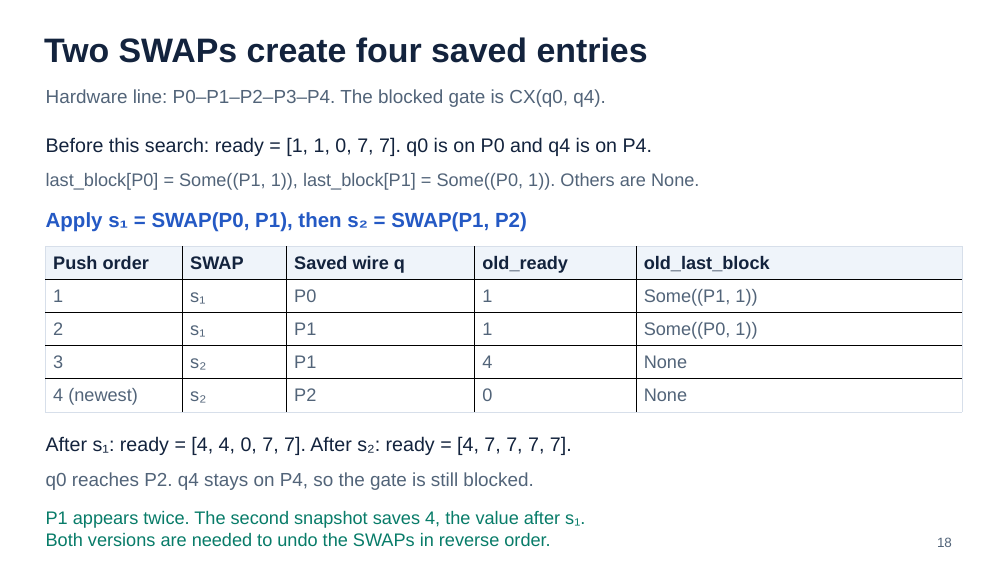
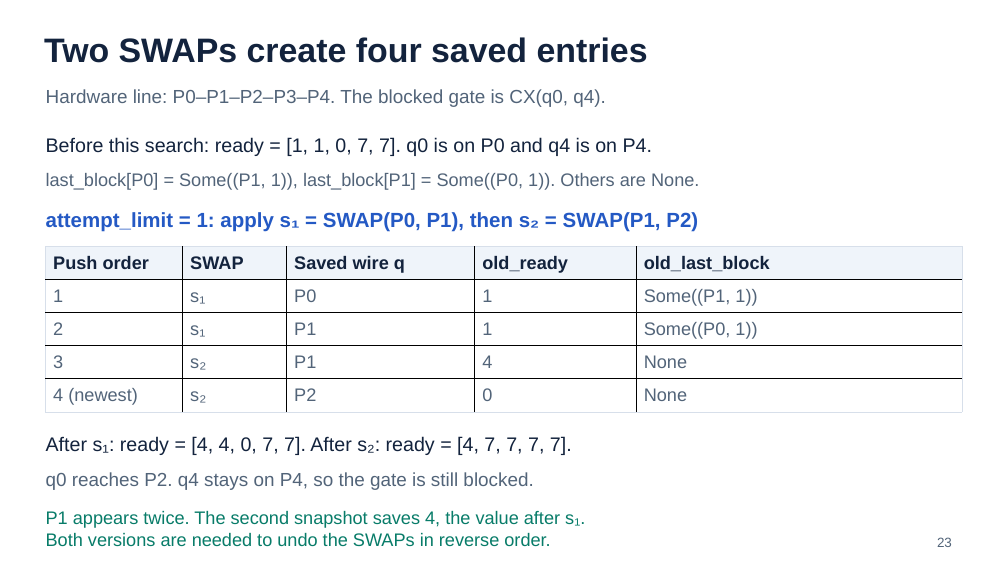
Before and after one commit to AI-native-Systems-Research/qiskit-evolved, a slide deck: slide 23 of design/change_description_codex.pptx (slide 18 before the commit). Drawn at 1008x567 pixels with LibreOffice and Linux fonts; fonts in the diff are those of the drawing. Boxes give left, top, right and bottom in pixels: in the first picture for what was removed or moved away, otherwise in the second. Text is boxed around its words. In the diff, an @@ line names an element or a change of style, - is before the commit and + after.

```diff
--- a/design/change_description_codex.pptx
+++ b/design/change_description_codex.pptx
@@ text at (x1=46, y1=212, x2=698, y2=232): text changed @@
-Apply s₁ = SWAP(P0, P1), then s₂ = SWAP(P1, P2)
+attempt_limit = 1: apply s₁ = SWAP(P0, P1), then s₂ = SWAP(P1, P2)
@@ text at (x1=937, y1=537, x2=952, y2=547): text changed @@
-18
+23
```
Also in this commit, not shown: 7 other slides changed, 5 slides added.
